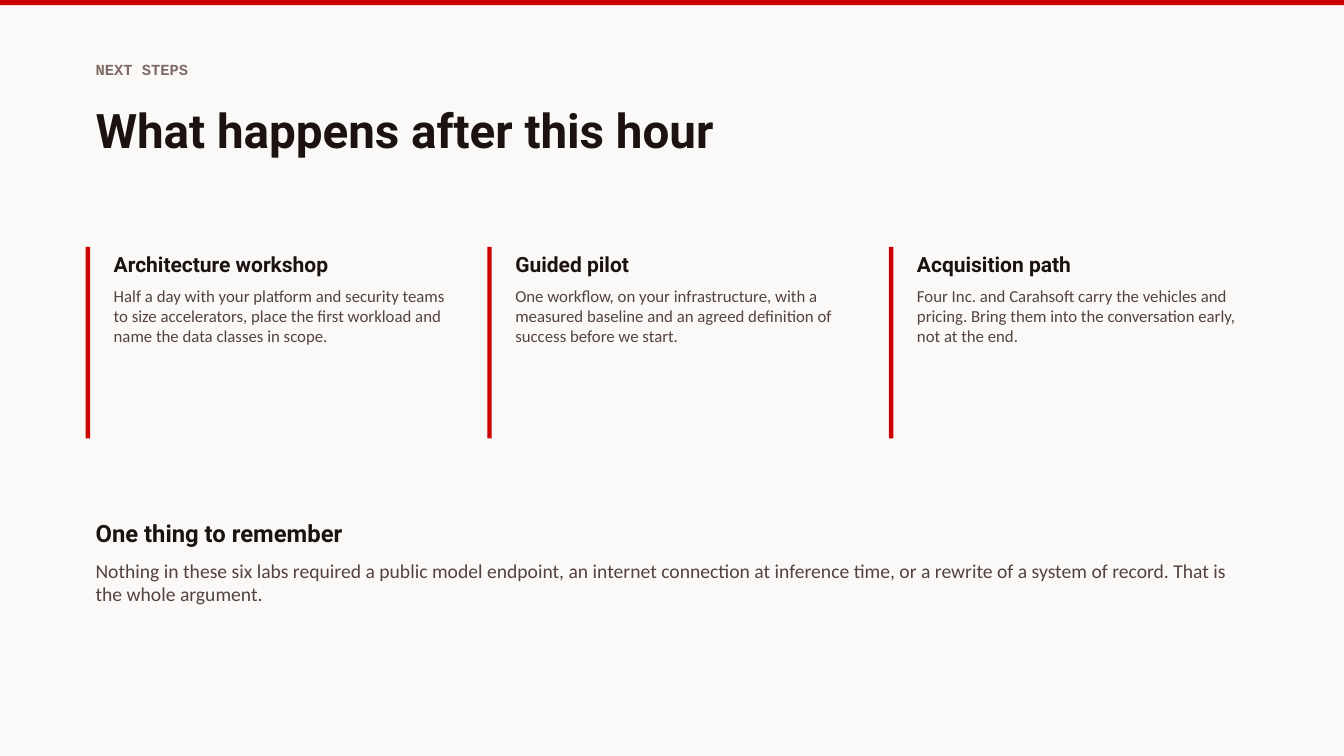
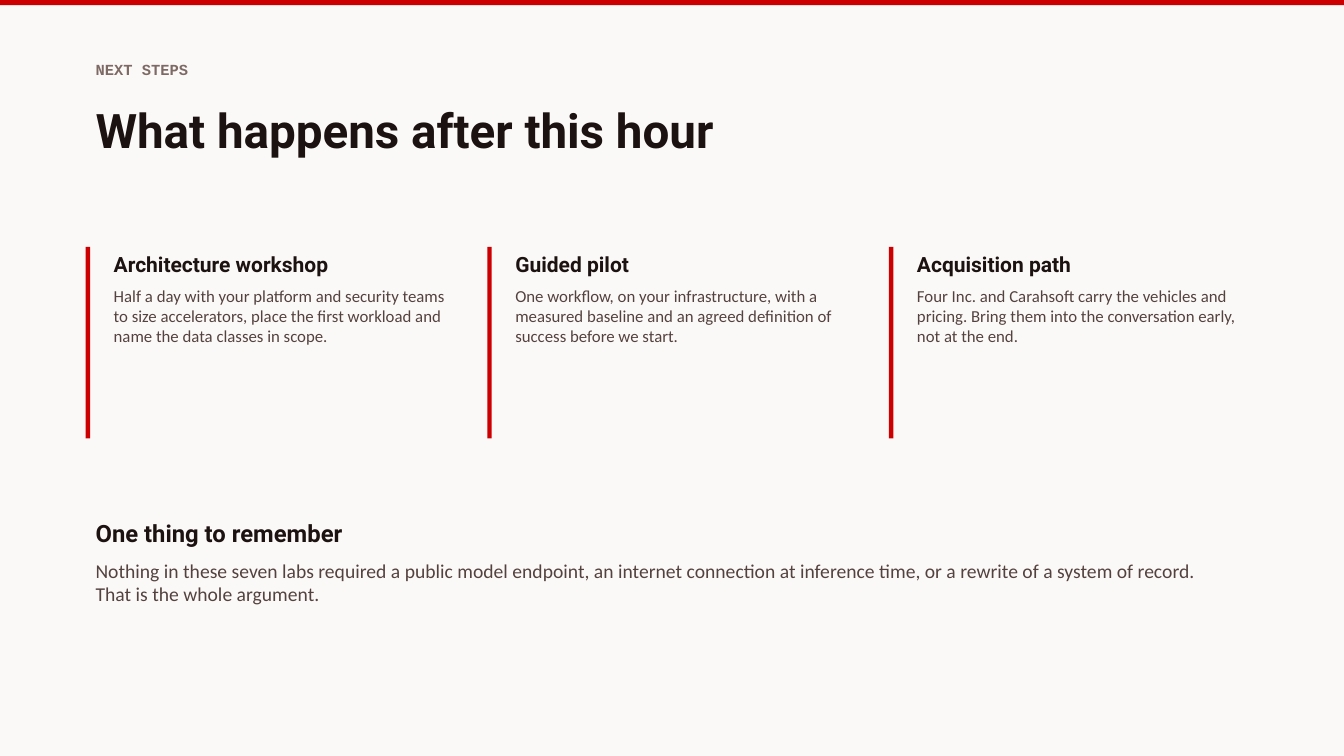
Before and after one commit to nommsweyMX/redhat-ai-tax-labs, a slide deck: slide 7 of slides/exports/redhat-ai-tax-administration.pptx (slide 9 before the commit). Drawn at 1344x756 pixels with LibreOffice and Linux fonts; fonts in the diff are those of the drawing. Boxes give left, top, right and bottom in pixels: in the first picture for what was removed or moved away, otherwise in the second. Text is boxed around its words. In the diff, an @@ line names an element or a change of style, - is before the commit and + after.

```diff
--- a/slides/exports/redhat-ai-tax-administration.pptx
+++ b/slides/exports/redhat-ai-tax-administration.pptx
@@ text at <box>96,564,1195,605</box>: text changed @@
-Nothing in these six labs required a public model endpoint, an internet connection at inference time, or a rewrite of a system of record. That is the whole argument.
+Nothing in these seven labs required a public model endpoint, an internet connection at inference time, or a rewrite of a system of record. That is the whole argument.
```
Also in this commit, not shown: 6 other slides changed, 7 other files.
